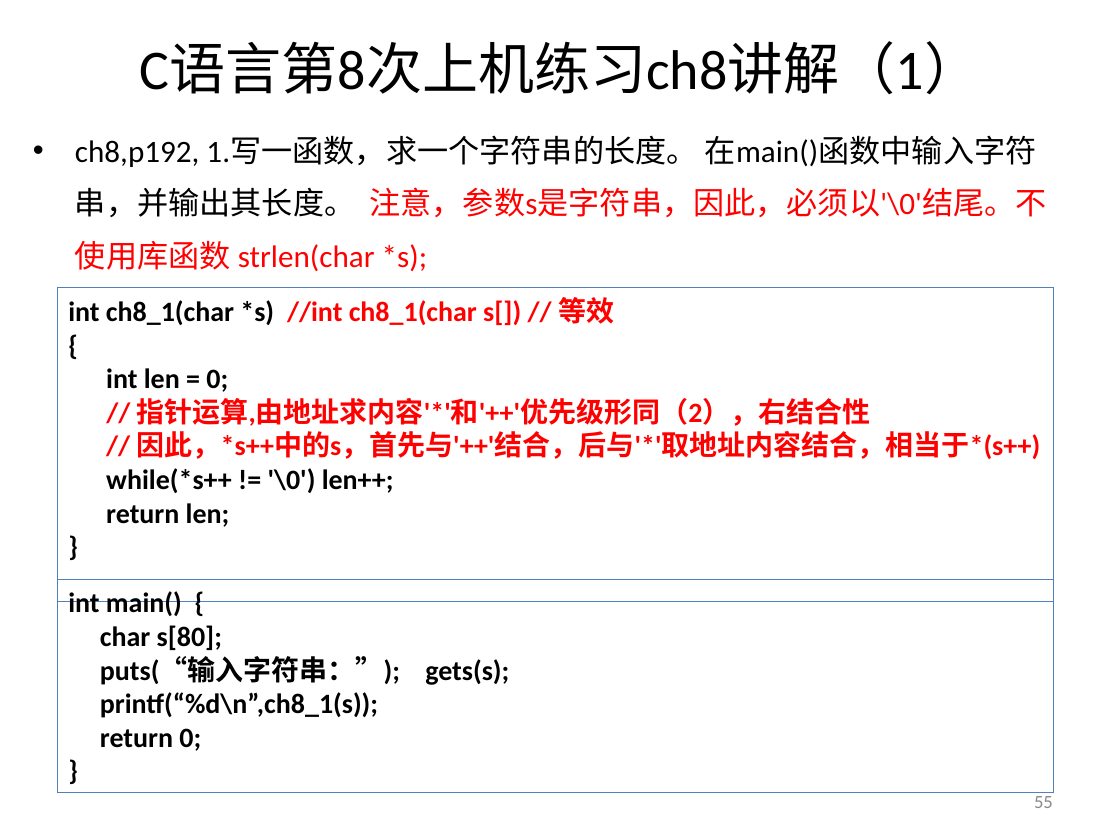
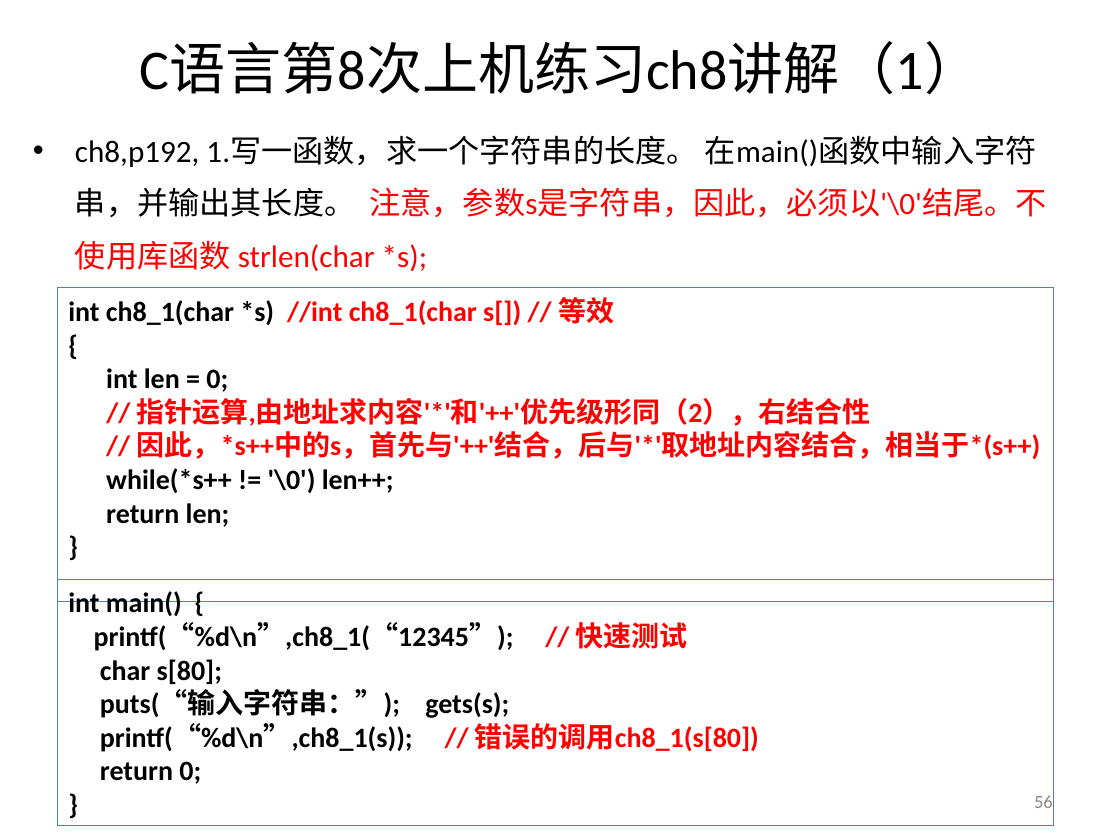
Before and after one commit to jtrfid/C-Repositories, a slide deck: slide 56 of 2016/上机安排.ppt (slide 55 before the commit). Drawn at 1120x840 pixels with LibreOffice and Linux fonts; fonts in the diff are those of the drawing. Boxes give left, top, right and bottom in pixels: in the first picture for what was removed or moved away, otherwise in the second. Text is boxed around its words. In the diff, an @@ line names an element or a change of style, - is before the commit and + after.

```diff
--- a/2016/上机安排.ppt
+++ b/2016/上机安排.ppt
@@ rectangle "int main() {": place and size @@
-rectangle "int main() {" at <box>57,579,1054,792</box>
+rectangle "int main() {" at <box>57,579,1054,825</box>
@@ text in rectangle at <box>94,622,688,651</box>: paragraph added @@
+printf(“%d\n”,ch8_1(“12345”); // 快速测试
@@ text in rectangle at <box>100,723,759,752</box>: text changed @@
-printf(“%d\n”,ch8_1(s));
+printf(“%d\n”,ch8_1(s)); // 错误的调用ch8_1(s[80])
@@ page number at <box>1034,795,1053,808</box>: text changed @@
-55
+56
```
Also in this commit, not shown: 4 other slides changed, 3 slides added.
